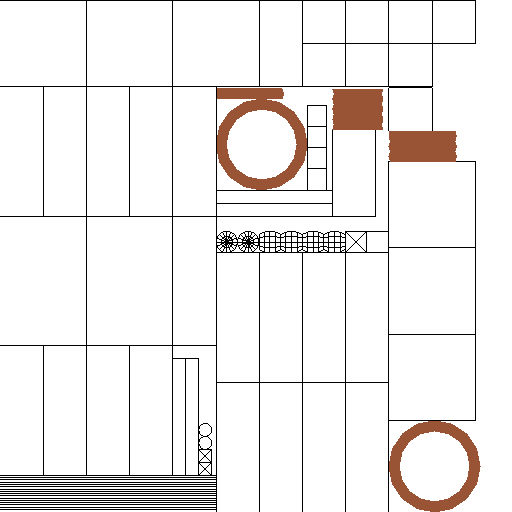
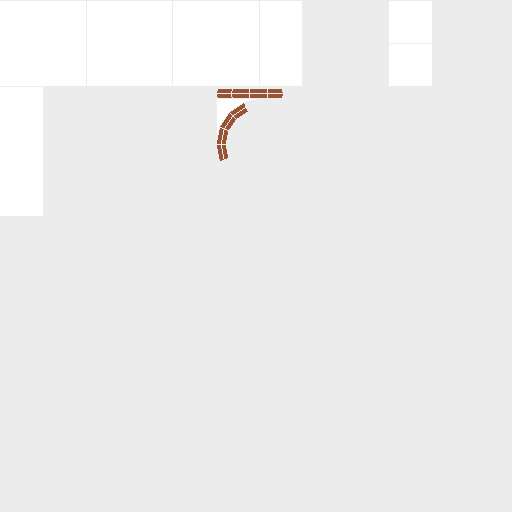
Before/after of a w=512, h=512 layered artwork. What changed in the layer stack:
added layer "Clothes" above "Staff" over [0, 0, 512, 512]
renamed "Layer 1" to "Staff", painted on it over [0, 0, 481, 512]
